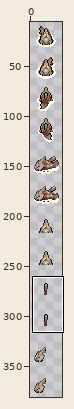
One commit to this sprite sheet: graphics/relicanth.png. The picture above shows the old version from afar; the outline marks the close-up.
Close-up. Earlier state:
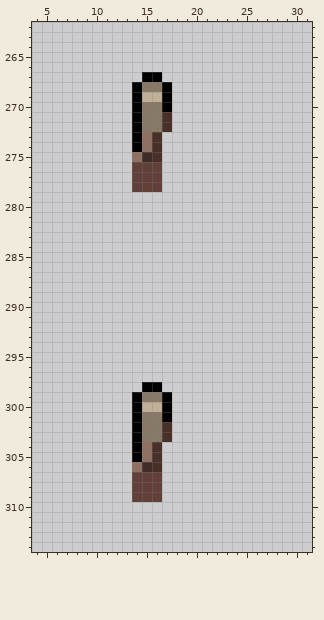
The file is 32x384 pixels. Colours within 5 levels of each other are drawn and written as one. Shown: x 4..31, y 262..314. The wide view leaves out empty margins. The commit also changed other parts of the picture, which this record leaves out.
Now the later version:
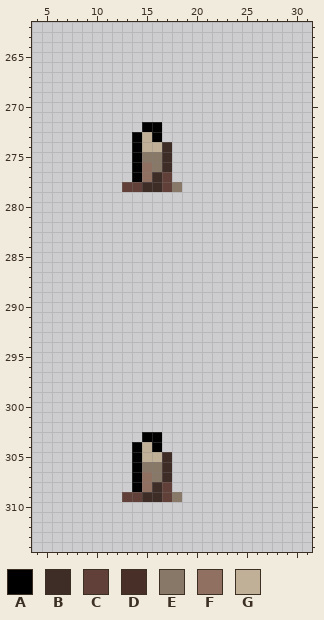
Palette (. is transparent): A #000000  B #3e2c27  C #604038  D #483028  E #887868  F #907060  G #c0b098
Edits made:
y 267: x 15..16 AA -> ..
y 268: x 14..17 AEEA -> ....
y 269: x 14..17 AGGA -> ....
y 270: x 14..17 AEEA -> ....
y 271: x 14..17 AEED -> ....
y 272: x 14..17 AEED -> .AA.
y 273: x 15..16 FD -> GA
y 274: x 15..17 FD. -> GGB
y 275: x 14..17 FBD. -> AEEB
y 276: x 14..17 CCC. -> AFEB
y 277: x 14..17 CCC. -> AFBC
y 278: x 13 . -> C; x 15..18 CC.. -> BBCE
y 298: x 15..16 AA -> ..
y 299: x 14..17 AEEA -> ....
y 300: x 14..17 AGGA -> ....
y 301: x 14..17 AEEA -> ....
y 302: x 14..17 AEED -> ....
y 303: x 14..17 AEED -> .AA.
y 304: x 15..16 FD -> GA
y 305: x 15..17 FD. -> GGB
y 306: x 14..17 FBD. -> AEEB
y 307: x 14..17 CCC. -> AFEB
y 308: x 14..17 CCC. -> AFBC
y 309: x 13 . -> C; x 15..18 CC.. -> BBCE
Where, in picture pixels (left, top, right, bottom), the same in both close-ups:
changed: (122, 72, 182, 192)
changed: (122, 382, 182, 502)
